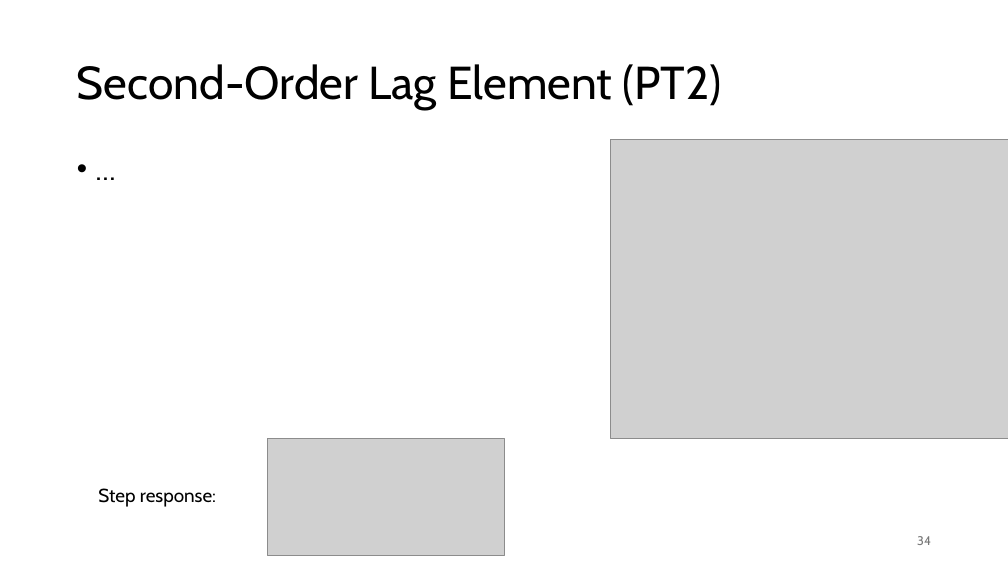
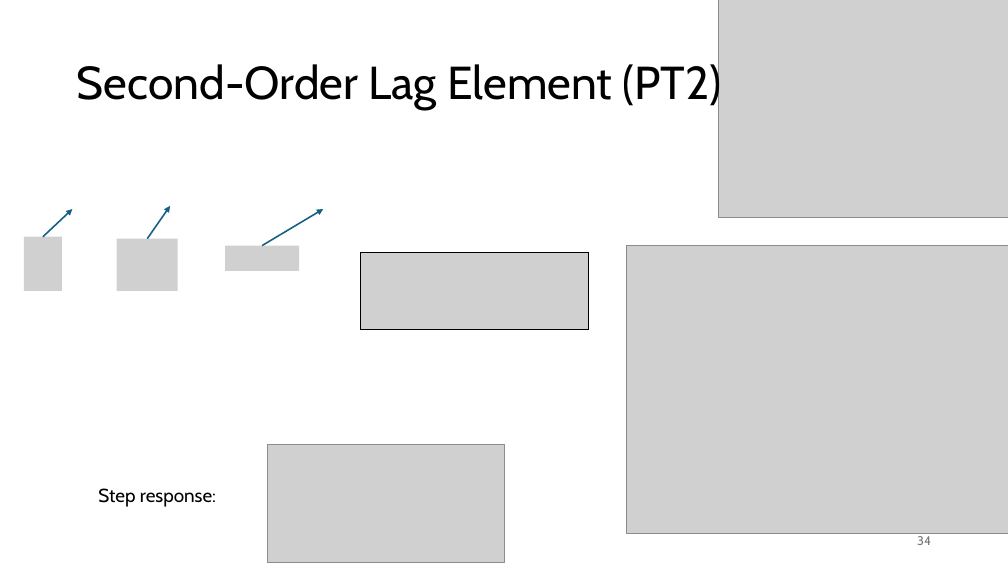
Before and after one commit to FelixWick/control_engineering, a slide deck: slide 34 of slides/3_Laplace.pptx. Drawn at 1008x567 pixels with LibreOffice and Linux fonts; fonts in the diff are those of the drawing; grey boxes stand for pictures. Boxes give left, top, right and bottom in pixels: in the first picture for what was removed or moved away, otherwise in the second. Text is boxed around its words. In the diff, an @@ line names an element or a change of style, - is before the commit and + after.

Commit message:
more elements

```diff
--- a/slides/3_Laplace.pptx
+++ b/slides/3_Laplace.pptx
@@ picture added at (x1=718, y1=0, x2=1008, y2=218) @@
@@ text removed at (x1=70, y1=151, x2=939, y2=511) @@
-• …
@@ arrow added from (43, 237) to (73, 209), #156082 1.5 pt @@
@@ arrow added from (147, 239) to (170, 206), #156082 1.5 pt @@
@@ arrow added from (262, 246) to (323, 209), #156082 1.5 pt @@
@@ picture added at (x1=24, y1=237, x2=62, y2=291) @@
@@ picture added at (x1=116, y1=239, x2=178, y2=291) @@
@@ picture added at (x1=225, y1=246, x2=299, y2=271) @@
@@ picture added at (x1=361, y1=253, x2=588, y2=329) @@
@@ picture resized from (x1=611, y1=140, x2=1008, y2=439) to (x1=626, y1=246, x2=1008, y2=533) @@
@@ picture moved from (x1=268, y1=439, x2=504, y2=557) to (x1=268, y1=445, x2=504, y2=563) @@
```
Also in this commit, not shown: 1 other slide changed.
